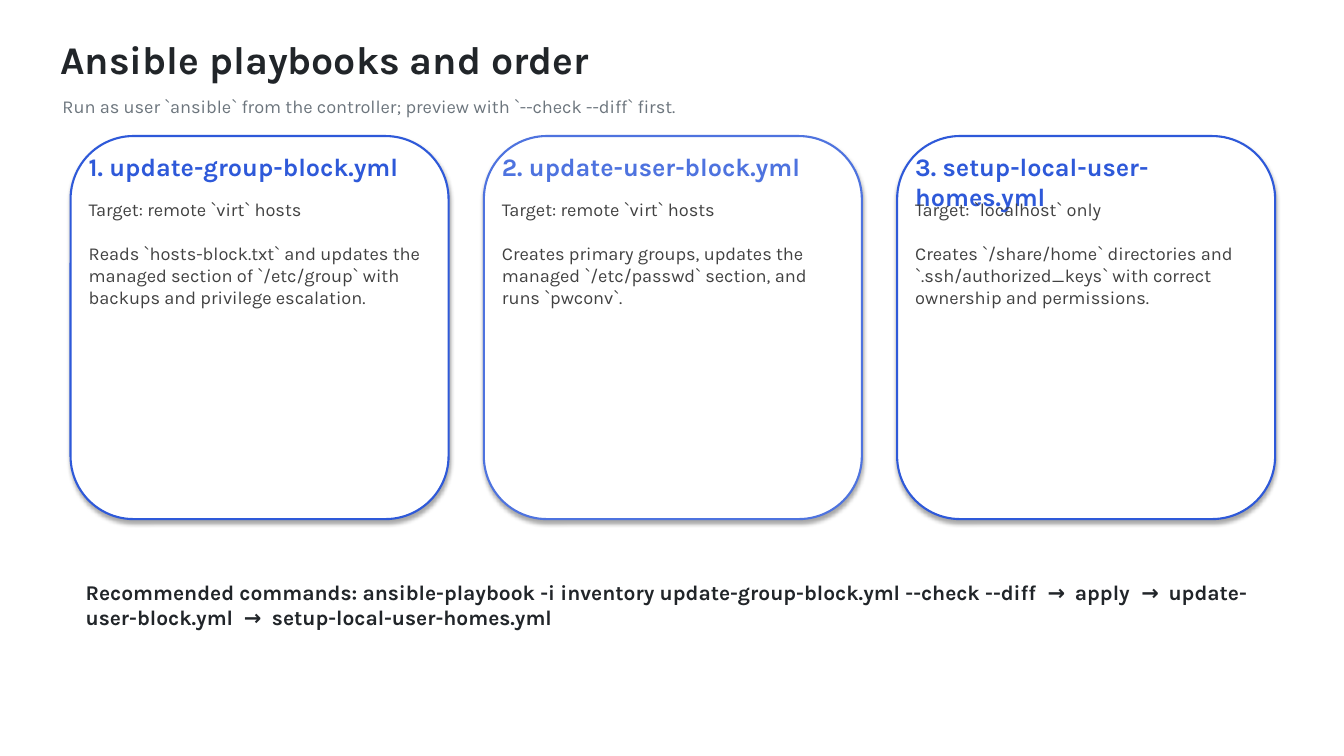
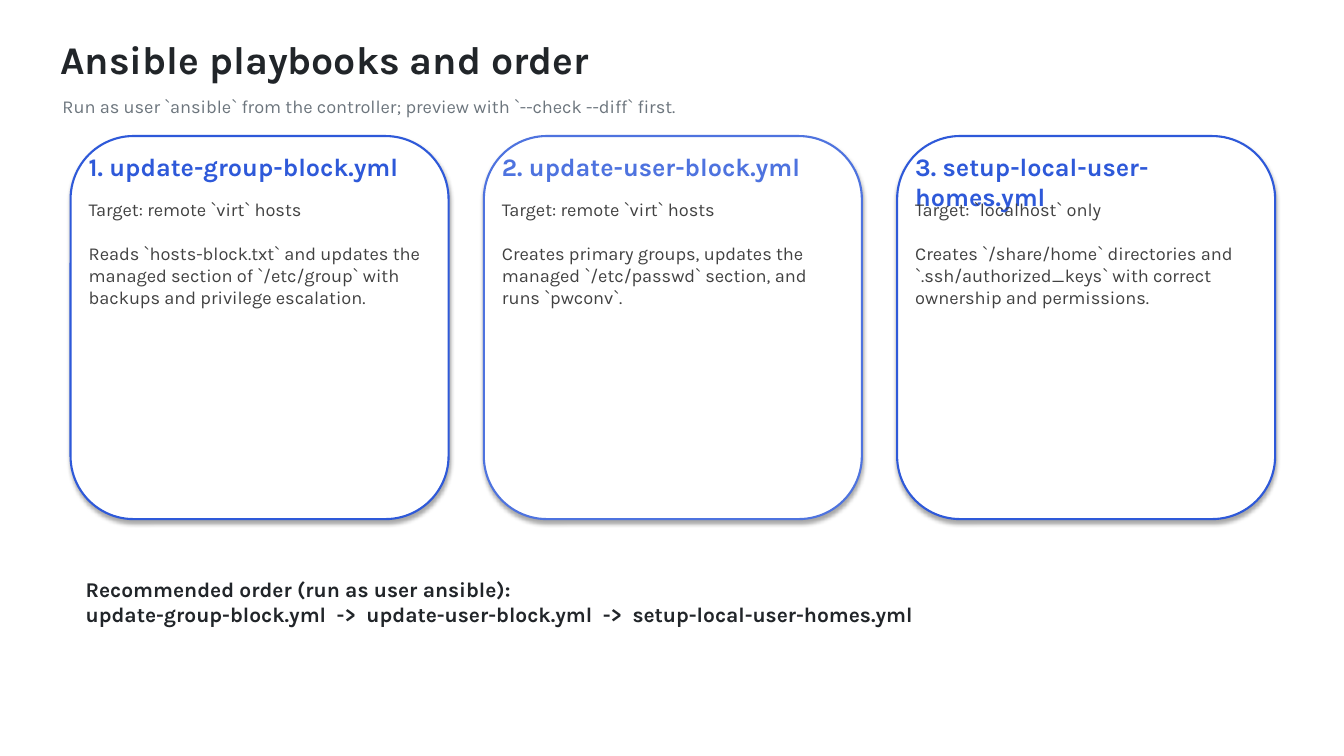
Before and after one commit to tomsandholm/csv-user-manager, a slide deck: slide 7 of docs/csv-user-manager-presentation.pptx. Drawn at 1344x756 pixels with LibreOffice and Linux fonts; fonts in the diff are those of the drawing. Boxes give left, top, right and bottom in pixels: in the first picture for what was removed or moved away, otherwise in the second. Text is boxed around its words. In the diff, an @@ line names an element or a change of style, - is before the commit and + after.

```diff
--- a/docs/csv-user-manager-presentation.pptx
+++ b/docs/csv-user-manager-presentation.pptx
@@ text at bbox=[86, 581, 913, 628]: text changed @@
-Recommended commands: ansible-playbook -i inventory update-group-block.yml --check --diff → apply → update-user-block.yml → setup-local-user-homes.yml
+Recommended order (run as user ansible):
+update-group-block.yml -> update-user-block.yml -> setup-local-user-homes.yml
```
Also in this commit, not shown: 2 other slides changed, 1 other file.
